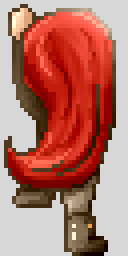
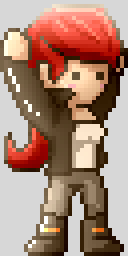
The second w=128, h=256 image is a revision of the first. Changes to its layers:
added group "Pickup" with 2 layers above "Falling" over 0, 4, 128, 256
added layer "Layer15" (linear light) in group "Pickup" over 0, 4, 128, 256
added layer "Layer14" in group "Pickup" over 0, 4, 128, 256
hid group "Climbing" (1st of 2) (2 layers) over 0, 4, 128, 256
